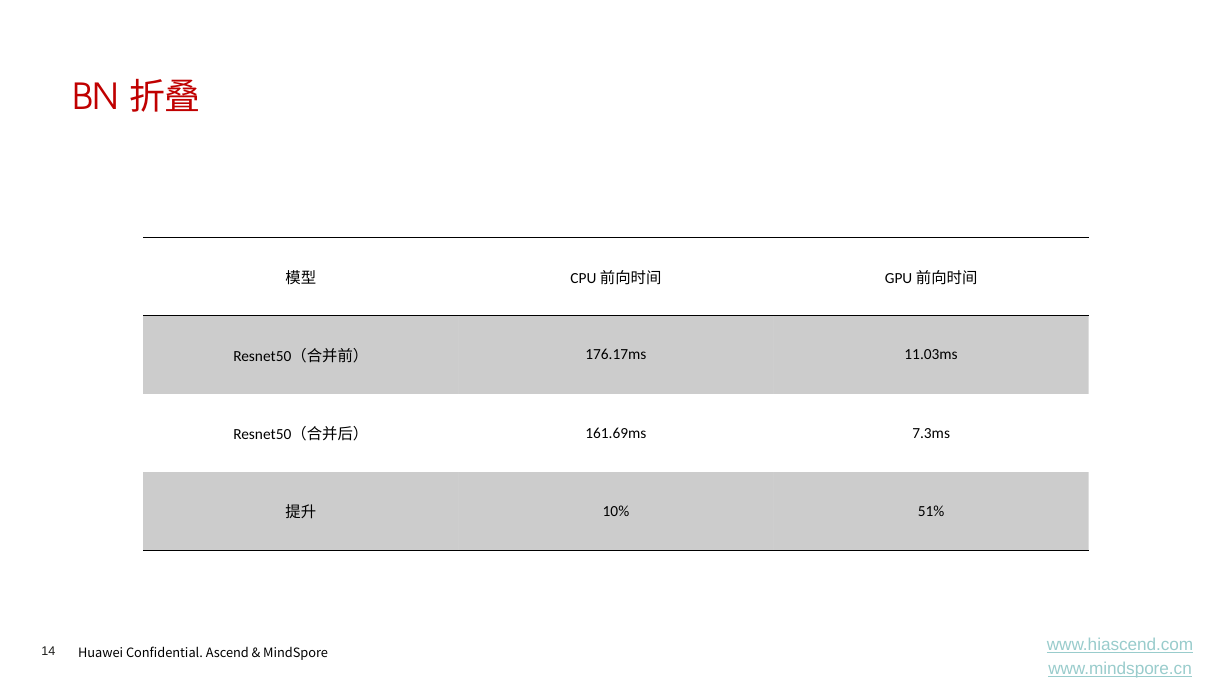
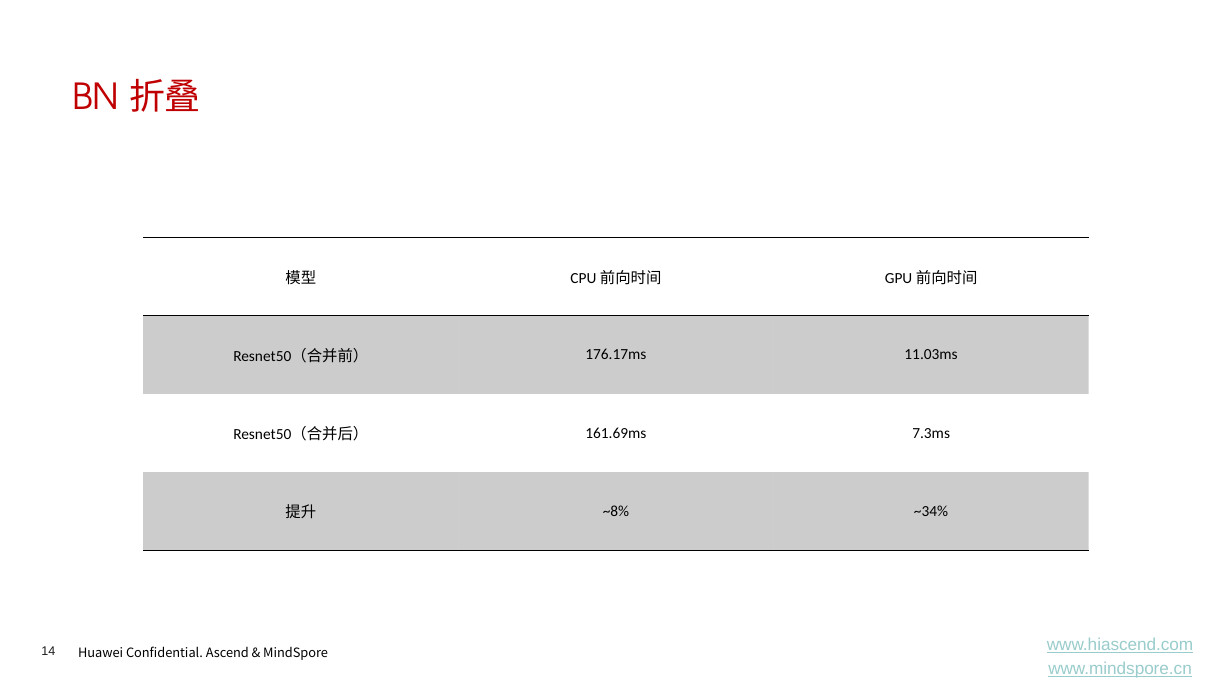
Before and after one commit to chenzomi12/AISystem, a slide deck: slide 14 of Compiler/Frontend/06.constant_fold.pptx. Drawn at 1232x693 pixels with LibreOffice and Linux fonts; fonts in the diff are those of the drawing. Boxes give left, top, right and bottom in pixels: in the first picture for what was removed or moved away, otherwise in the second. Text is boxed around its words. In the diff, an @@ line names an element or a change of style, - is before the commit and + after.

```diff
--- a/Compiler/Frontend/06.constant_fold.pptx
+++ b/Compiler/Frontend/06.constant_fold.pptx
@@ table at <box>143,237,1088,550</box> @@
-row 4, column 2: 10%
+row 4, column 2: ~8%
-row 4, column 3: 51%
+row 4, column 3: ~34%
```
Also in this commit, not shown: 3 other files.
